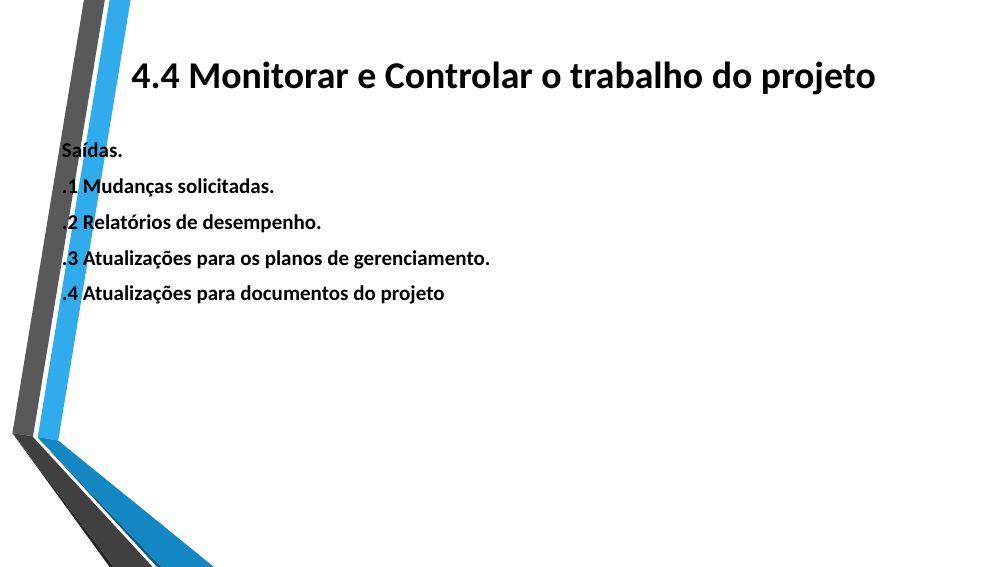
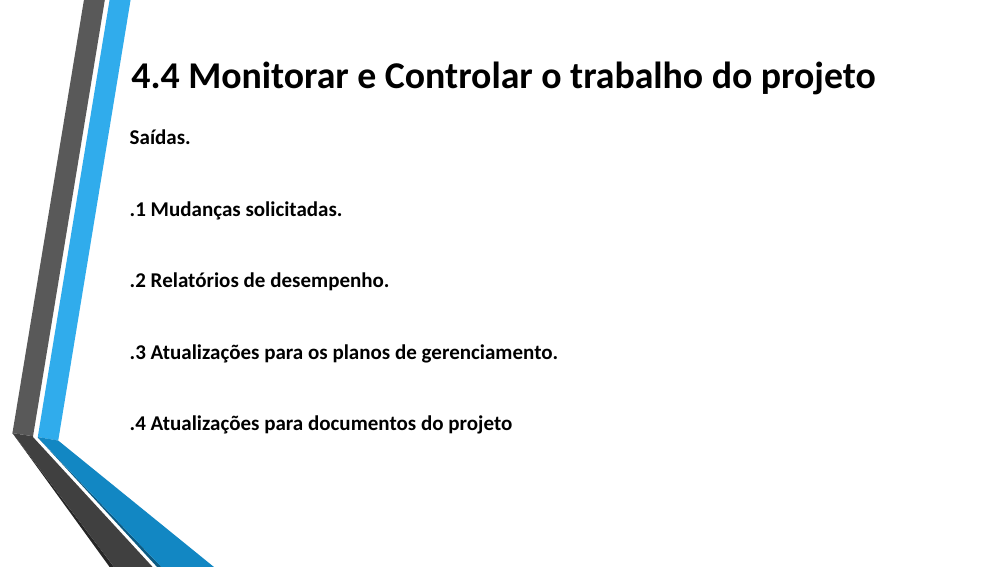
Before and after one commit to jharbes/ADMINISTRACAO-DE-REDES, a slide deck: slide 38 of RELATORIO PROVA P2/relatorio-pmbok-capitulo4-jharbes.pptx. Drawn at 1008x567 pixels with LibreOffice and Linux fonts; fonts in the diff are those of the drawing. Boxes give left, top, right and bottom in pixels: in the first picture for what was removed or moved away, otherwise in the second. Text is boxed around its words. In the diff, an @@ line names an element or a change of style, - is before the commit and + after.

```diff
--- a/RELATORIO PROVA P2/relatorio-pmbok-capitulo4-jharbes.pptx
+++ b/RELATORIO PROVA P2/relatorio-pmbok-capitulo4-jharbes.pptx
@@ text "Saídas." rewrapped from (62, 140, 491, 304) to (130, 129, 559, 434) @@
```
Also in this commit, not shown: 9 other slides changed.
